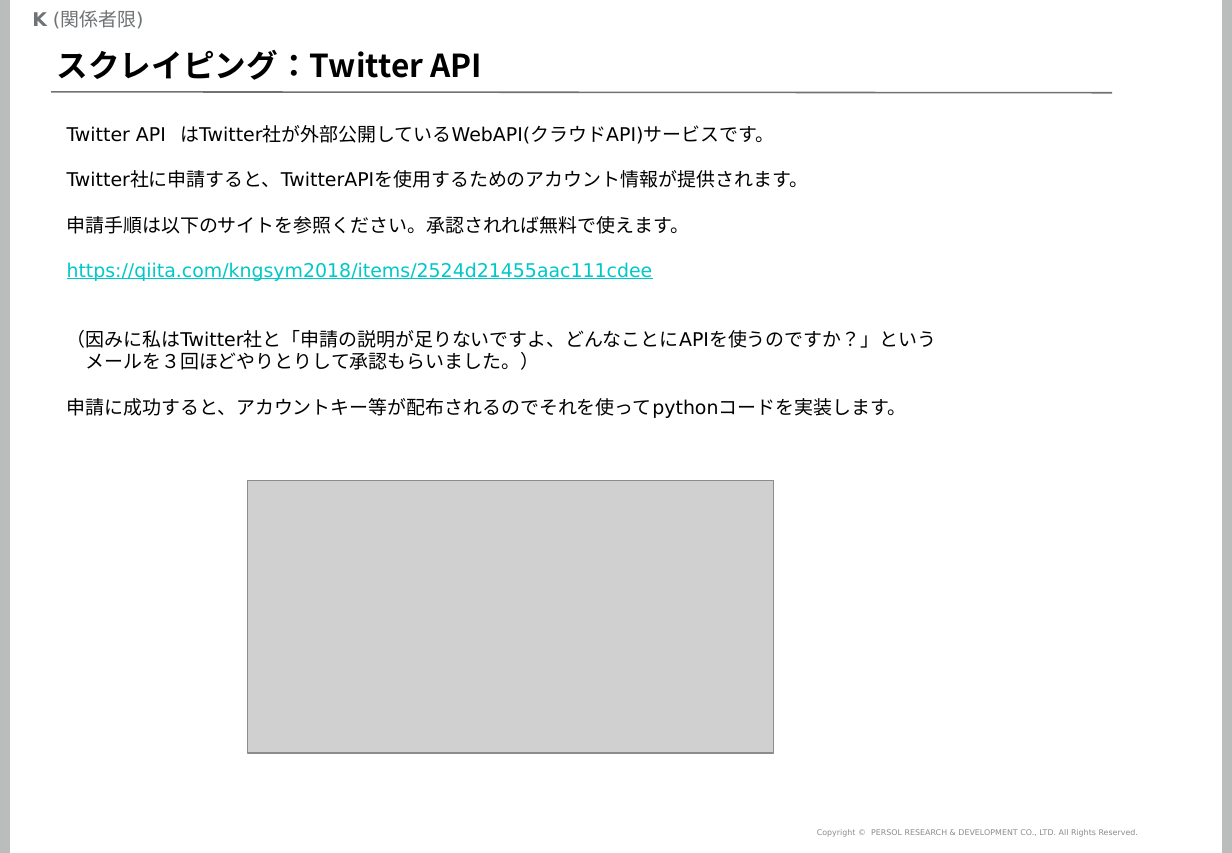
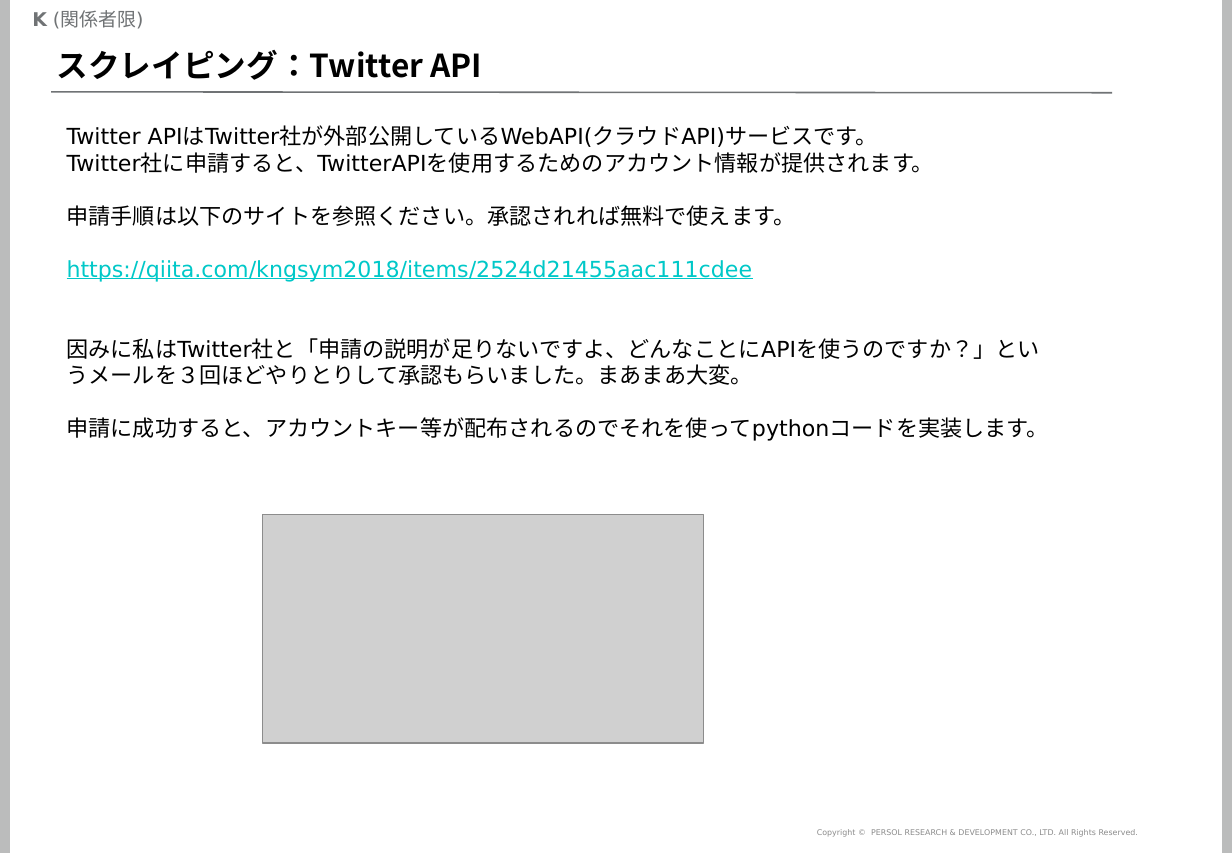
Before and after one commit to mogrodown/python_session, a slide deck: slide 37 of doc/python中級講座_2020.pptx (slide 35 before the commit). Drawn at 1232x853 pixels with LibreOffice and Linux fonts; fonts in the diff are those of the drawing; grey boxes stand for pictures; background and template pictures are left out. Boxes give left, top, right and bottom in pixels: in the first picture for what was removed or moved away, otherwise in the second. Text is boxed around its words. In the diff, an @@ line names an element or a change of style, - is before the commit and + after.

```diff
--- a/doc/python中級講座_2020.pptx
+++ b/doc/python中級講座_2020.pptx
@@ text at [67, 126, 878, 147]: text changed; size 12 to 14 pt @@
-Twitter API はTwitter社が外部公開しているWebAPI(クラウドAPI)サービスです。
+Twitter APIはTwitter社が外部公開しているWebAPI(クラウドAPI)サービスです。
@@ text at [67, 153, 1049, 441]: size 12 to 14 pt in "Twitter社に申請すると、TwitterAPIを使用するためのアカウント情報が提供されます。", "申請手順は以下のサイトを参照ください。承認されれば無料で使えます。", "https://qiita.com/kngsym2018/items/2524d21455aac111cdee", "申請に成功すると、アカウントキー等が配布されるのでそれを使ってpythonコードを実装します。" @@
@@ text at [67, 338, 1040, 385]: text changed; size 12 to 14 pt @@
-（因みに私はTwitter社と「申請の説明が足りないですよ、どんなことにAPIを使うのですか？」という
-メールを３回ほどやりとりして承認もらいました。）
+因みに私はTwitter社と「申請の説明が足りないですよ、どんなことにAPIを使うのですか？」というメールを３回ほどやりとりして承認もらいました。まあまあ大変。
@@ picture: place and size @@
-picture at [247, 480, 774, 753]
+picture at [263, 514, 704, 743]
```
Also in this commit, not shown: 29 other slides changed, 6 slides added, 2 slides removed, 6 other files.
